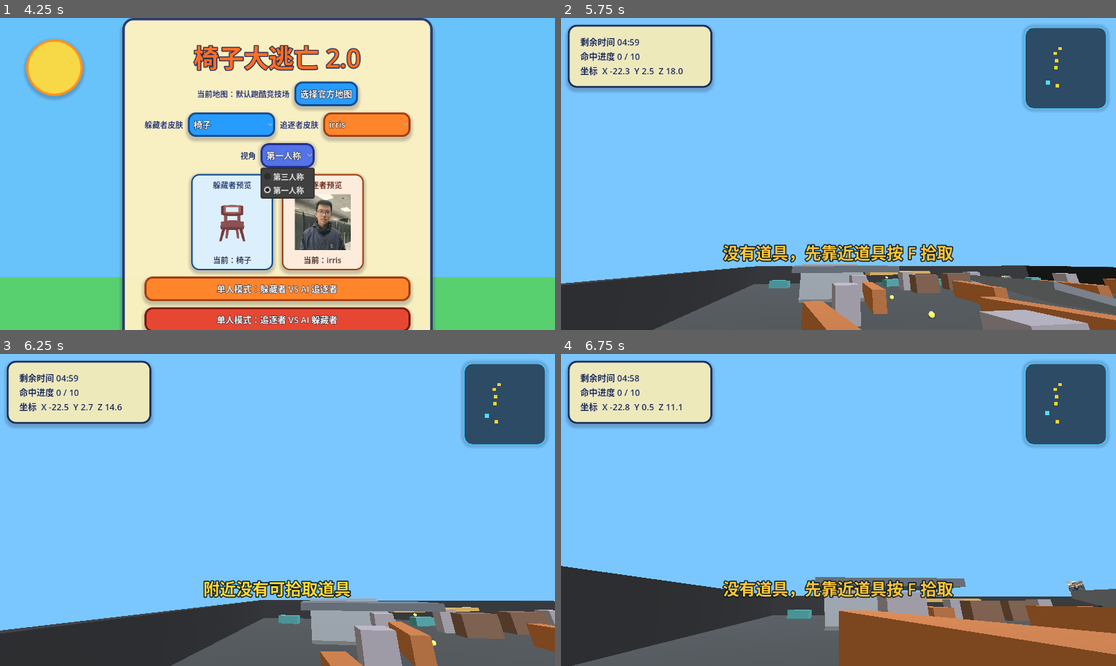
Above: before the commit, frames 1-4 (two rows, left to right).
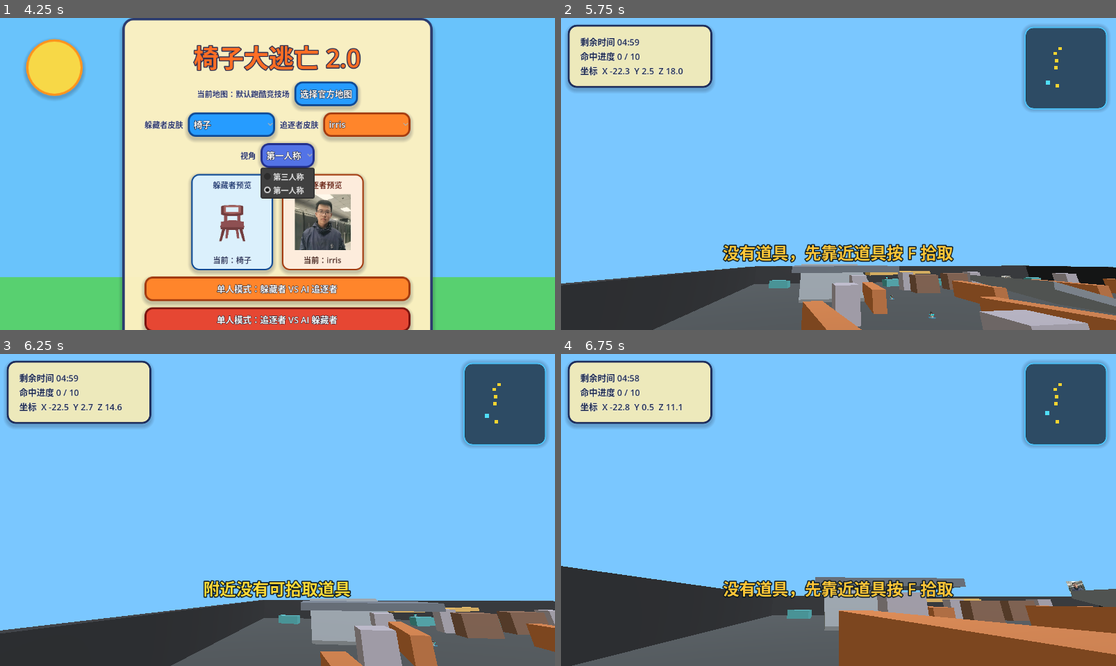
Above: after the commit, the same moments.

Repository: Kevin114514/ParkourTagGodot
Game: Godot game, scene res://scenes/main.tscn
Two runs of this game, one before a commit and one after it. Both use one fixed random seed, a clock stepped at 60 frames per second and the inputs below.
Inputs (mouse positions are in pixels of both pictures, inside the frame that each line leads up to):
- Up to frame 1 (4.25 s): click "选择官方地图" at 0.5 s; click "使用选中地图" at 1.25 s; click "椅子" at 2 s; click "irris" at 2.75 s; click "第一人称" at 3.5 s
- Up to frame 2 (5.75 s): click "单人模式：躲藏者 VS AI 追逐者" at 4.25 s; tap Enter at 5 s; move the mouse to (866, 174) at 5.02 s; hold W (move_forward) from 5.03 s (still down); click (866, 174) at 5.1 s; tap Space (jump) at 5.27 s
- Up to frame 3 (6.25 s): keep holding W (move_forward); move the mouse to (249, 510) at 5.77 s; tap F (pickup_item) at 5.85 s; tap Space (jump) at 6.02 s
- Up to frame 4 (6.75 s): keep holding W (move_forward); move the mouse to (849, 503) at 6.52 s; click (849, 503) at 6.6 s

Frame 1 is identical in both runs. In frame 2, less than 0.1% of the frame differs, in the area x 58-68%, y 82-97%; in frame 3, less than 0.1%; in frame 4, nothing differs.

Commit message:
feat: 更新减速弹模型并升级至 1.5.1

Diff:
--- a/scripts/game.gd
+++ b/scripts/game.gd
@@ -8,9 +8,11 @@
 const NetworkActorScript = preload("res://scripts/network_actor.gd")
 const MapLoader = preload("res://scripts/map_loader.gd")
 const SkinAPI = preload("res://scripts/skin_api.gd")
+# Quaternius「Scifi Grenade」，通过 Poly Pizza 获取，CC0 1.0。
+const THROWABLE_MODEL_PATH := "res://assets/throwables/scifi_slow_grenade.glb"
 const PORT = 24591
 # 发布/功能变更时请同步更新该版本号；主界面右下角会显示它。
-const GAME_VERSION := "1.5"
+const GAME_VERSION := "1.5.1"
 const CUSTOM_SKIN_OPTION_ID := "__custom_image_skin__"
 const USE_RL_POLICY_TAGGER := true
 const USE_RL_POLICY_RUNNER := true
@@ -3268,35 +3270,81 @@
 
 func _create_throwable_visual(is_projectile: bool) -> Node3D:
 	var root := Node3D.new()
-	var mesh := MeshInstance3D.new()
-	var sphere := SphereMesh.new()
-	sphere.radius = 0.22
-	sphere.height = 0.44
-	sphere.radial_segments = 12
-	sphere.rings = 6
-	mesh.mesh = sphere
-	var material := StandardMaterial3D.new()
-	material.albedo_color = Color(0.35, 0.96, 1.0) if is_projectile else Color(0.96, 0.9, 0.35)
-	material.roughness = 0.3 if is_projectile else 0.55
-	material.emission_enabled = true
-	material.emission = Color(0.18, 0.85, 1.0) if is_projectile else Color(1.0, 0.72, 0.18)
-	material.emission_energy_multiplier = 0.7
-	mesh.material_override = material
-	mesh.cast_shadow = GeometryInstance3D.SHADOW_CASTING_SETTING_OFF
-	root.add_child(mesh)
-	var ring := MeshInstance3D.new()
-	var cylinder := CylinderMesh.new()
-	cylinder.top_radius = 0.27
-	cylinder.bottom_radius = 0.27
-	cylinder.height = 0.05
-	ring.mesh = cylinder
-	ring.position.y = -0.18
-	var ring_material := StandardMaterial3D.new()
-	ring_material.albedo_color = Color(0.08, 0.12, 0.18, 0.45)
-	ring_material.transparency = BaseMaterial3D.TRANSPARENCY_ALPHA
-	ring.material_override = ring_material
-	root.add_child(ring)
+	var model_resource := load(THROWABLE_MODEL_PATH)
+	if model_resource is PackedScene:
+		var model := (model_resource as PackedScene).instantiate() as Node3D
+		if model != null:
+			model.name = "SlowGrenadeModel"
+			model.scale = Vector3.ONE * 1.35
+			# 手持和飞行状态沿投掷方向横置，地面拾取状态保持直立。
+			if is_projectile:
+				model.rotation.x = PI * 0.5
+			root.add_child(model)
+			_style_throwable_model(model)
+	else:
+		push_error("无法加载减速弹模型：%s" % THROWABLE_MODEL_PATH)
+
+	# 保留一圈低调的蓝色能量环，让真实模型仍能明确表达减速道具功能。
+	var energy_band := MeshInstance3D.new()
+	energy_band.name = "SlowEnergyBand"
+	var torus := TorusMesh.new()
+	torus.inner_radius = 0.13
+	torus.outer_radius = 0.17
+	torus.rings = 16
+	torus.ring_segments = 8
+	energy_band.mesh = torus
+	if is_projectile:
+		energy_band.rotation.x = PI * 0.5
+	var energy_material := StandardMaterial3D.new()
+	energy_material.albedo_color = Color(0.08, 0.58, 0.82)
+	energy_material.metallic = 0.35
+	energy_material.roughness = 0.22
+	energy_material.emission_enabled = true
+	energy_material.emission = Color(0.04, 0.72, 1.0)
+	energy_material.emission_energy_multiplier = 2.1
+	energy_band.material_override = energy_material
+	energy_band.cast_shadow = GeometryInstance3D.SHADOW_CASTING_SETTING_OFF
+	root.add_child(energy_band)
+
+	if not is_projectile:
+		var pickup_marker := MeshInstance3D.new()
+		pickup_marker.name = "PickupMarker"
+		var marker_mesh := CylinderMesh.new()
+		marker_mesh.top_radius = 0.29
+		marker_mesh.bottom_radius = 0.29
+		marker_mesh.height = 0.018
+		pickup_marker.mesh = marker_mesh
+		pickup_marker.position.y = -0.2
+		var marker_material := StandardMaterial3D.new()
+		marker_material.albedo_color = Color(0.05, 0.42, 0.62, 0.42)
+		marker_material.emission_enabled = true
+		marker_material.emission = Color(0.02, 0.35, 0.56)
+		marker_material.emission_energy_multiplier = 0.8
+		marker_material.transparency = BaseMaterial3D.TRANSPARENCY_ALPHA
+		pickup_marker.material_override = marker_material
+		pickup_marker.cast_shadow = GeometryInstance3D.SHADOW_CASTING_SETTING_OFF
+		root.add_child(pickup_marker)
 	return root
+
+func _style_throwable_model(node: Node) -> void:
+	if node is MeshInstance3D:
+		var mesh_instance := node as MeshInstance3D
+		mesh_instance.cast_shadow = GeometryInstance3D.SHADOW_CASTING_SETTING_ON
+		if mesh_instance.mesh != null:
+			for surface_index in range(mesh_instance.mesh.get_surface_count()):
+				var source_material := mesh_instance.mesh.surface_get_material(surface_index)
+				if not (source_material is StandardMaterial3D) or source_material.resource_name != "Main":
+					continue
+				var slow_material := (source_material as StandardMaterial3D).duplicate() as StandardMaterial3D
+				slow_material.albedo_color = Color(0.035, 0.32, 0.55)
+				slow_material.metallic = 0.62
+				slow_material.roughness = 0.28
+				slow_material.emission_enabled = true
+				slow_material.emission = Color(0.02, 0.48, 0.8)
+				slow_material.emission_energy_multiplier = 1.25
+				mesh_instance.set_surface_override_material(surface_index, slow_material)
+	for child in node.get_children():
+		_style_throwable_model(child)
 
 func _show_throwable_notice(text: String, color: Color, protect_existing: bool) -> void:
 	if throwable_notice_label == null:
Binary file added: assets/throwables/scifi_slow_grenade.glb
